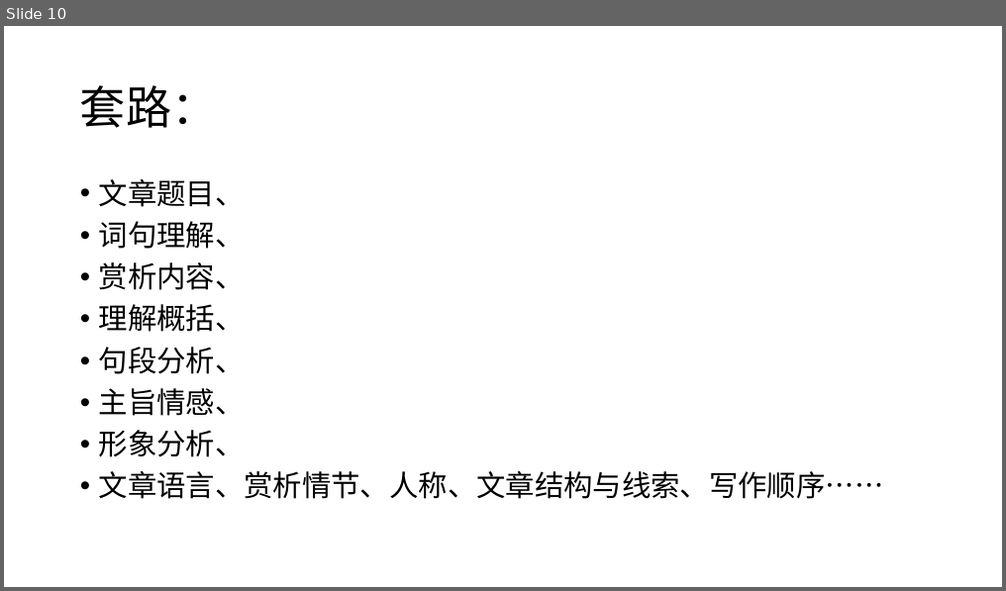
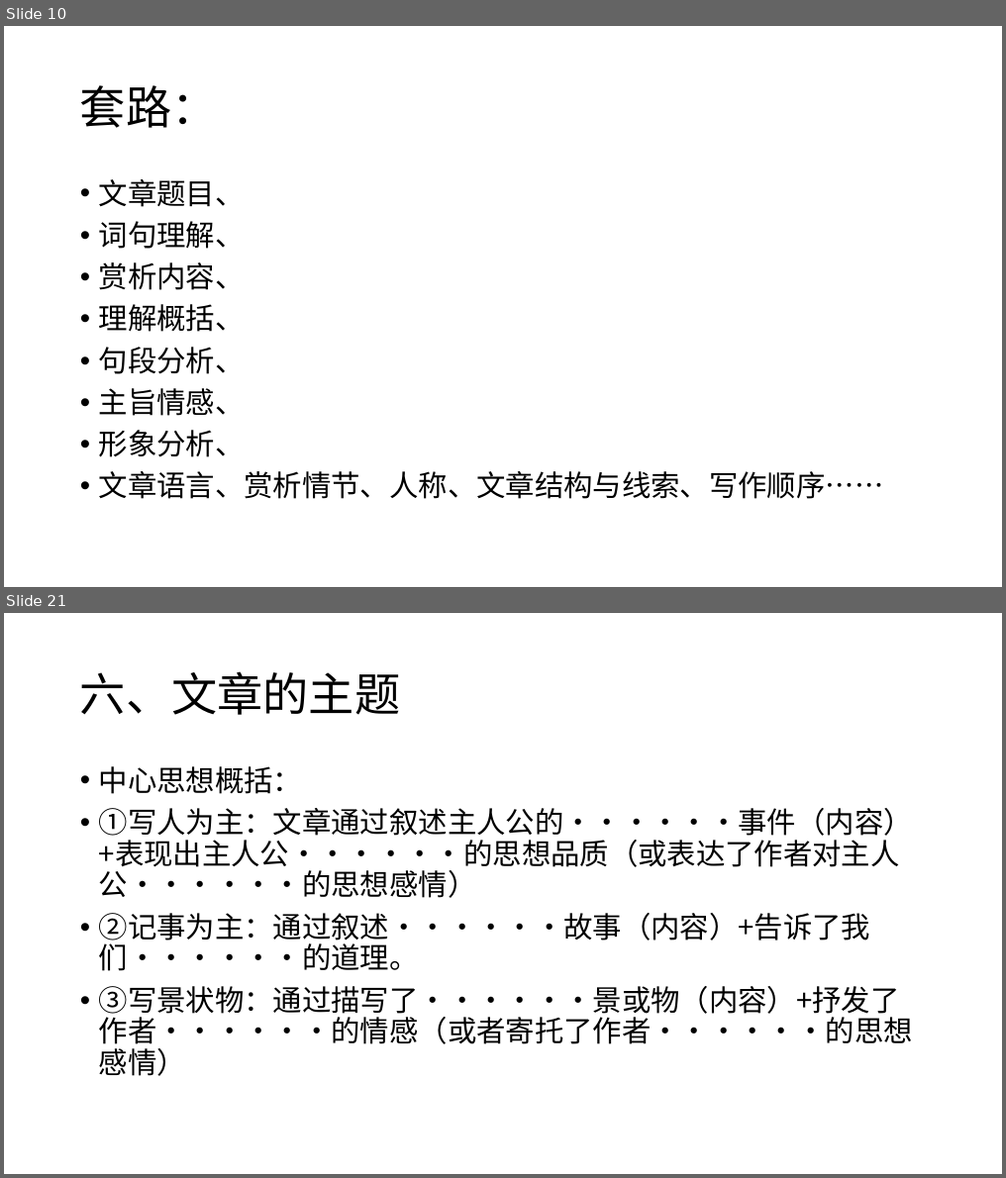
Before and after one commit to GY-feng/Notes, a slide deck: 备课-语文/PPT/文学类阅读.pptx. Shown one above the other, each under a label of ours: slide 10 before the commit, slides 10 and 21 after it; the slides between them are not shown. The pictures are 1006x591 and 1006x1178 pixels, drawn with LibreOffice and Linux fonts; fonts in the diff are those of the drawing. Boxes give left, top, right and bottom in pixels: in the first picture for what was removed or moved away, otherwise in the second. Text is boxed around its words. In the diff, an @@ line names an element or a change of style, - is before the commit and + after.

```diff
--- a/备课-语文/PPT/文学类阅读.pptx
+++ b/备课-语文/PPT/文学类阅读.pptx
@@ slide 21 added at [4,613,1002,1174], background #FFFFFF @@
@@ title added at [80,671,400,715], 44 pt, text #000000 @@
+六、文章的主题
@@ text added at [99,766,913,1076], 28 pt, text #000000 @@
+• 中心思想概括：
+• ①写人为主：文章通过叙述主人公的······事件（内容）+表现出主人公······的思想品质（或表达了作者对主人公······的思想感情）
+• ②记事为主：通过叙述······故事（内容）+告诉了我们······的道理。
+• ③写景状物：通过描写了······景或物（内容）+抒发了作者······的情感（或者寄托了作者······的思想感情）
```
Also in this commit, not shown: 32 other slides added, 1 other file.
